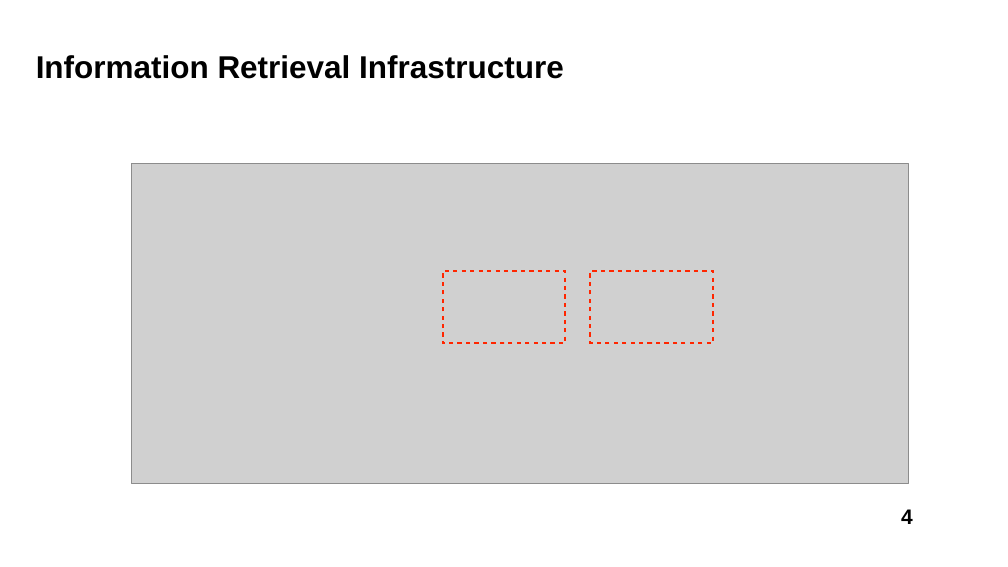
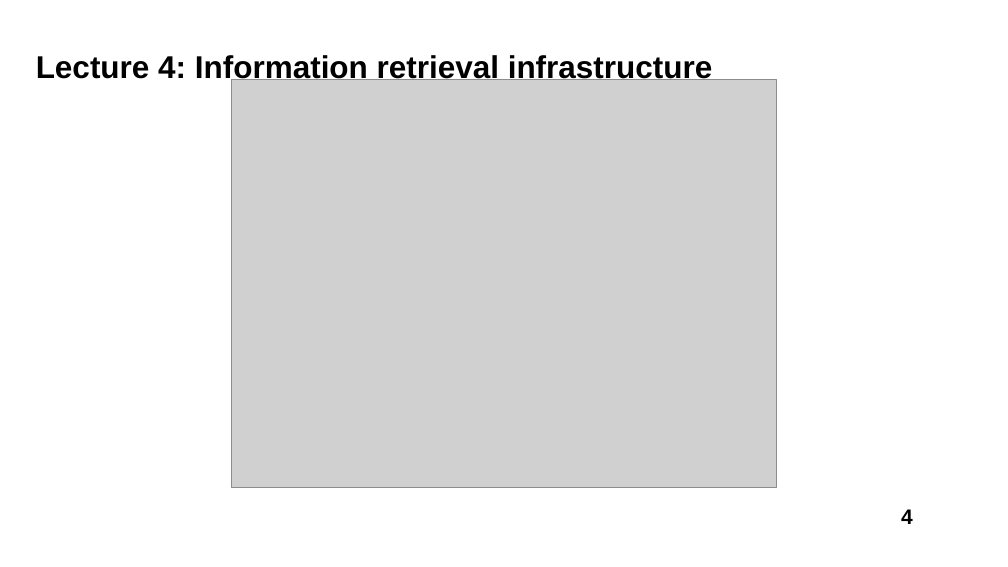
Before and after one commit to liususan091219/liususan091219.github.io, a slide deck: slide 4 of teaching/cs589_21f/slides/4_infr.pptx. Drawn at 1008x567 pixels with LibreOffice and Linux fonts; fonts in the diff are those of the drawing; grey boxes stand for pictures. Boxes give left, top, right and bottom in pixels: in the first picture for what was removed or moved away, otherwise in the second. Text is boxed around its words. In the diff, an @@ line names an element or a change of style, - is before the commit and + after.

```diff
--- a/teaching/cs589_21f/slides/4_infr.pptx
+++ b/teaching/cs589_21f/slides/4_infr.pptx
@@ title at (36, 53, 713, 84): text changed @@
-Information Retrieval Infrastructure
+Lecture 4: Information retrieval infrastructure
@@ picture: place and size @@
-picture at (132, 163, 908, 483)
+picture at (231, 79, 777, 488)
@@ rectangle removed at (443, 271, 566, 343) @@
@@ rectangle removed at (591, 271, 713, 343) @@
```
Also in this commit, not shown: 6 other slides changed, 38 slides added, 28 slides removed, 3 other files.
